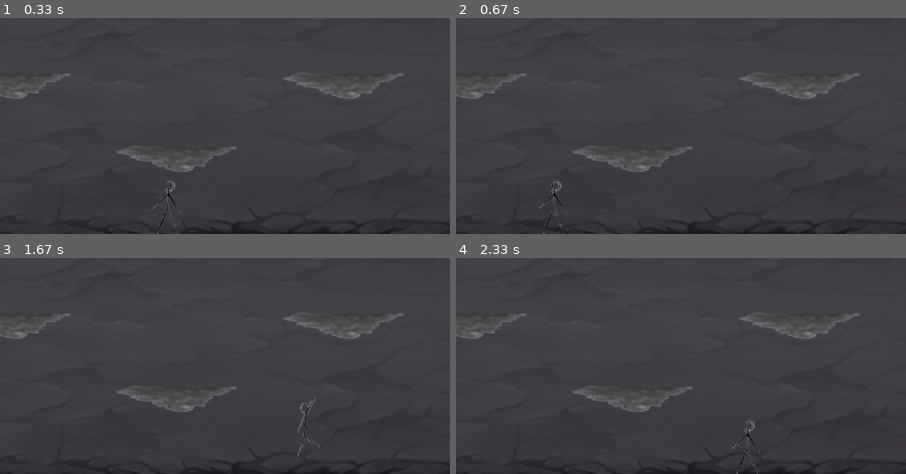
Above: before the commit, frames 1-4 (two rows, left to right).
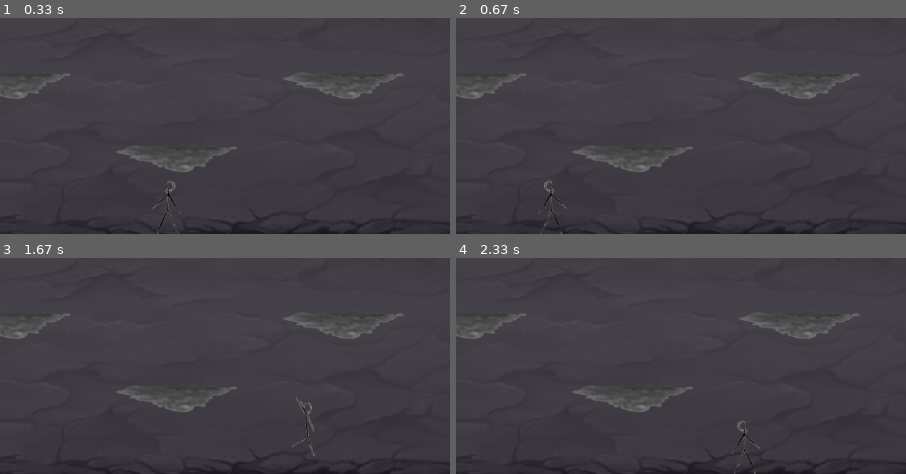
Above: after the commit, the same moments.

Repository: GiveMeMissile/Pentacrab_Pygame
Game: pygame game, started from Pentacrab.py
The game is run twice, just before and just after one commit, with the same random seed, the same clock (stepped at 60 frames per second) and the same inputs.
Inputs:
- Up to frame 1 (0.33 s): no input
- Up to frame 2 (0.67 s): hold A from 0.33 s (still down); hold Right from 0.33 s (still down)
- Up to frame 3 (1.67 s): release A at 0.8 s; release Right at 0.8 s; tap W at 0.83 s; tap D at 1.17 s; tap A at 1.5 s
- Up to frame 4 (2.33 s): no input
The pictures show only the part of the screen within x 32-82%, y 50-100%; the shares and areas given below are measured in that part.

Frame 1 is identical in both runs. In frame 2, 0.2% of the frame differs, in the area x 18-25%, y 75-100%; in frame 3, 0.2%; in frame 4, 0.2%, in the area x 61-68%, y 75-100%.

Commit message:
Update Pentacrab.py
Just some small updates to the visuals.

Diff:
--- a/Pentacrab.py
+++ b/Pentacrab.py
@@ -28,8 +28,10 @@
 Y = HEIGHT - HITBOX_HEIGHT
 HITBOX = pygame.Rect(X, Y, HITBOX_WIDTH, HITBOX_HEIGHT)
 
-PLAYER = pygame.transform.scale(pygame.image.load(os.path.join("Pentacrab_Assets", "Player.png")), (HITBOX_WIDTH + 30, HITBOX_HEIGHT + 20))
-PLAYER_JUMP = pygame.transform.scale(pygame.image.load(os.path.join("Pentacrab_Assets", "Player_jump.png")),(HITBOX_WIDTH + 30, HITBOX_HEIGHT + 20))
+PLAYER_RIGHT = pygame.transform.scale(pygame.image.load(os.path.join("Pentacrab_Assets", "Player.png")), (HITBOX_WIDTH + 30, HITBOX_HEIGHT + 20))
+PLAYER_LEFT = pygame.transform.flip(PLAYER_RIGHT, flip_y=False, flip_x=True)
+PLAYER_JUMP_RIGHT = pygame.transform.scale(pygame.image.load(os.path.join("Pentacrab_Assets", "Player_jump.png")),(HITBOX_WIDTH + 30, HITBOX_HEIGHT + 20))
+PLAYER_JUMP_LEFT = pygame.transform.flip(PLAYER_JUMP_RIGHT, flip_y=False, flip_x=True)
 
 # Sounds
 JUMP_SOUND = pygame.mixer.Sound("Pentacrab_Assets/Player_jump.mp3")
@@ -54,9 +56,15 @@
     for platform_location_x, platform_location_y in platforms:
         WINDOW.blit(PLATFORM, (platform_location_x, platform_location_y))
     if not Jump:
-        WINDOW.blit(PLAYER, (HITBOX.x - 15, HITBOX.y - 15))
+        if left:
+            WINDOW.blit(PLAYER_LEFT, (HITBOX.x - 15, HITBOX.y - 15))
+        else:
+            WINDOW.blit(PLAYER_RIGHT, (HITBOX.x - 15, HITBOX.y - 15))
     if Jump:
-        WINDOW.blit(PLAYER_JUMP, (HITBOX.x - 15,HITBOX.y - 15 ))
+        if left:
+            WINDOW.blit(PLAYER_JUMP_LEFT, (HITBOX.x - 15, HITBOX.y - 15))
+        else:
+            WINDOW.blit(PLAYER_JUMP_RIGHT, (HITBOX.x - 15,HITBOX.y - 15 ))
     pygame.display.update()
 
 def setup_platforms():
@@ -71,11 +79,13 @@
             platform_location_y -= PLATFORM_HEIGHT + 50
 
 def player_movements():
-    global velocity
+    global velocity, left
     keys = pygame.key.get_pressed()
     if keys[pygame.K_d]:
         velocity += ACCELERATION
+        left = False
     elif keys[pygame.K_a]:
+        left = True
         velocity -= ACCELERATION
     else:
         if velocity > 0:
@@ -172,8 +182,9 @@
         tp_cooldown = False
 def main():
     global run, Jump, decent, falling, initial_height, tele_up, current_time, tp_delay, \
-        tele_left, tp_cooldown, tele_right
+        tele_left, tp_cooldown, tele_right, left
     tp_delay = 99999999
+    left = False
     tp_cooldown = False
     tele_up = False
     tele_left = False
